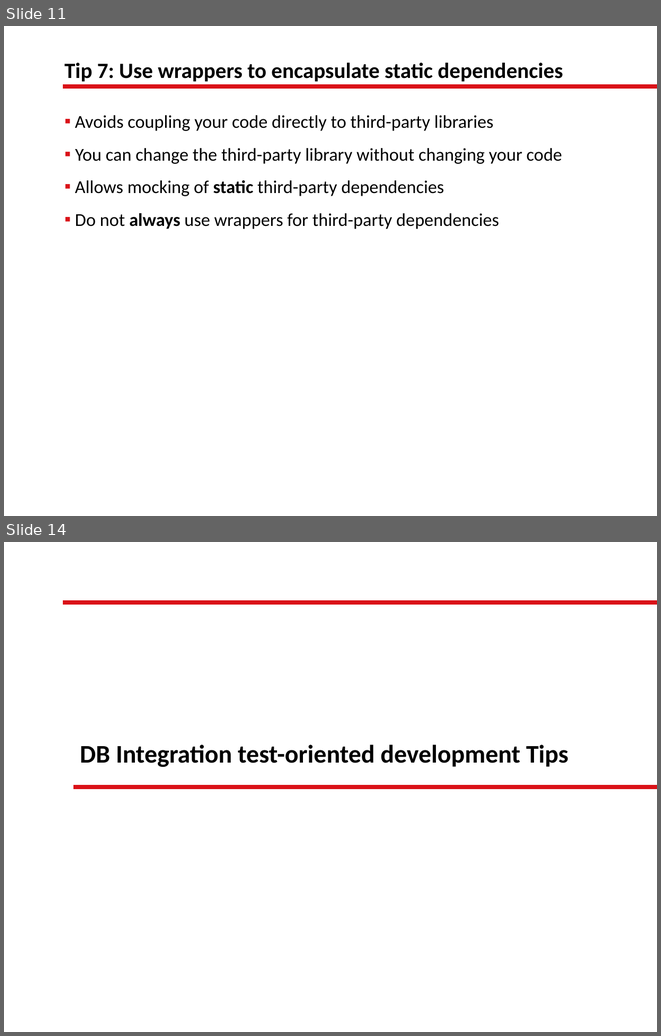
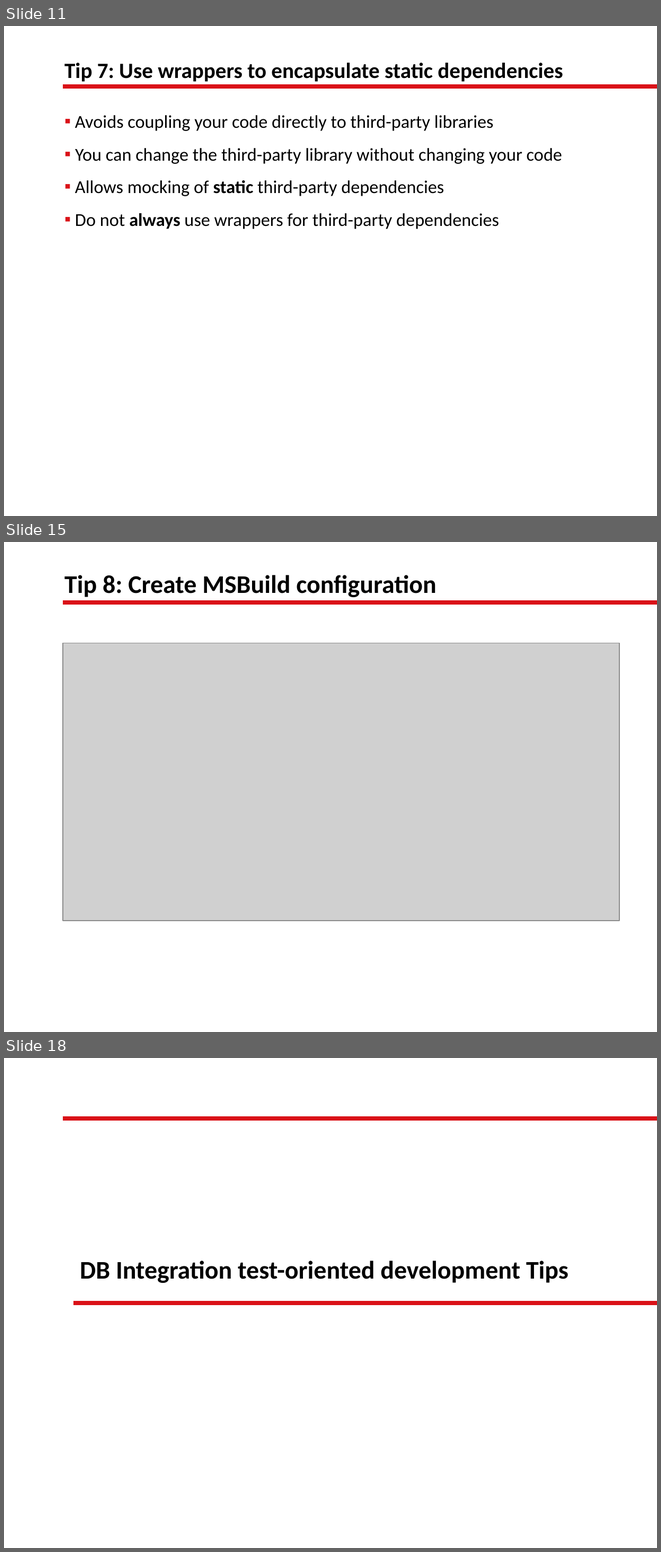
Before and after one commit to lgoldin/TestOrientedDevelopment, a slide deck: Test-Oriented Development.pptx. Shown one above the other, each under a label of ours: slides 11 and 14 before the commit, slides 11, 15 and 18 after it; the slides between them are not shown. The pictures are 661x1036 and 661x1552 pixels, drawn with LibreOffice and Linux fonts; fonts in the diff are those of the drawing; grey boxes stand for pictures; background and template pictures are left out. Boxes give left, top, right and bottom in pixels: in the first picture for what was removed or moved away, otherwise in the second. Text is boxed around its words. In the diff, an @@ line names an element or a change of style, - is before the commit and + after.

Commit message:
MSBuild + Tips 8 y 9

```diff
--- a/Test-Oriented Development.pptx
+++ b/Test-Oriented Development.pptx
@@ slide 15 added at [4, 542, 657, 1032], background picture (left out); not listed: 1 template element that a slide beside it also shows @@
@@ title added at [64, 575, 436, 597], 28 pt, text #000000, bold @@
+Tip 8: Create MSBuild configuration
@@ picture added at [63, 643, 619, 921] @@
@@ what was slide 14 is now slide 18 @@
```
Also in this commit, not shown: 2 slides changed, 3 other slides added, 50 other files.
